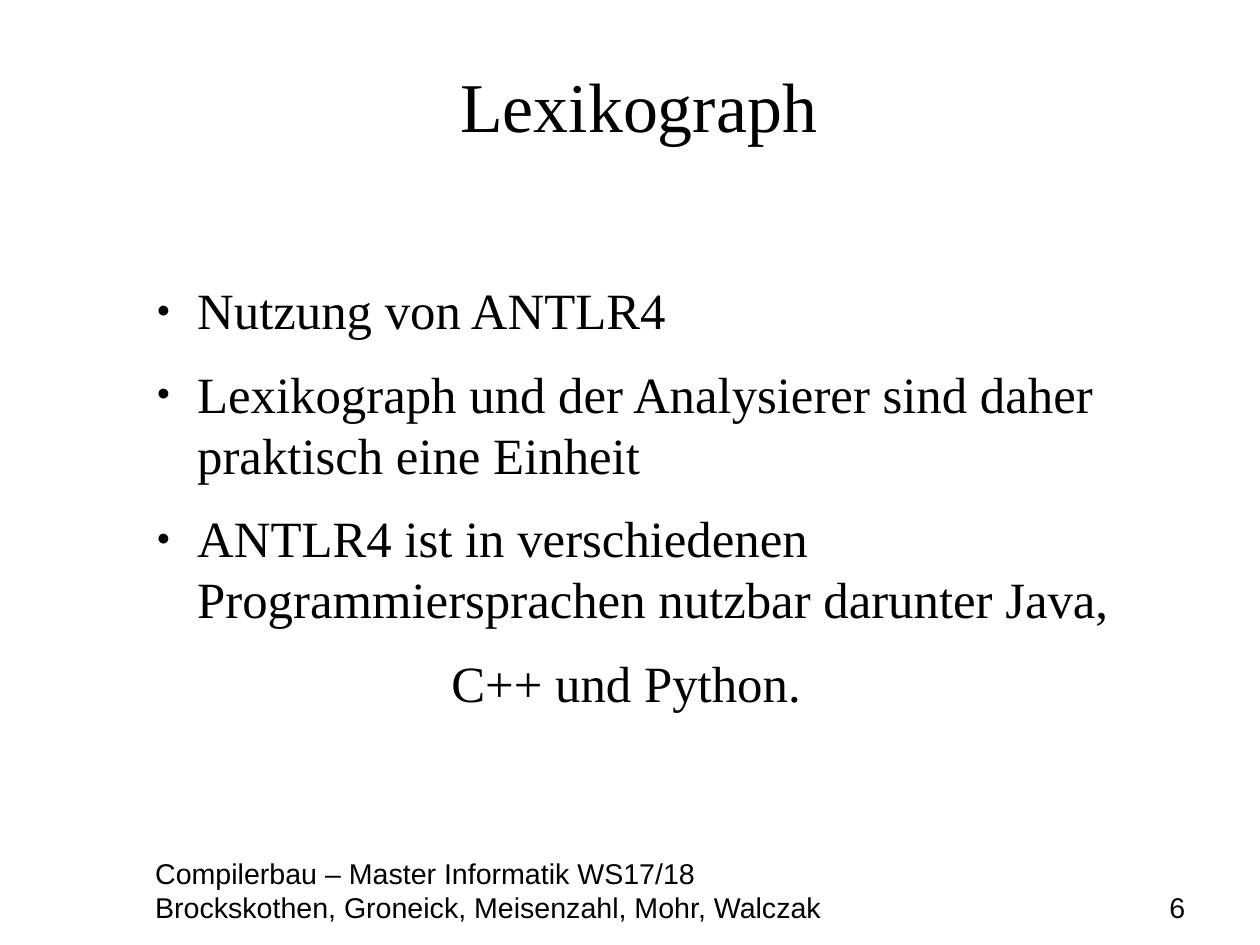
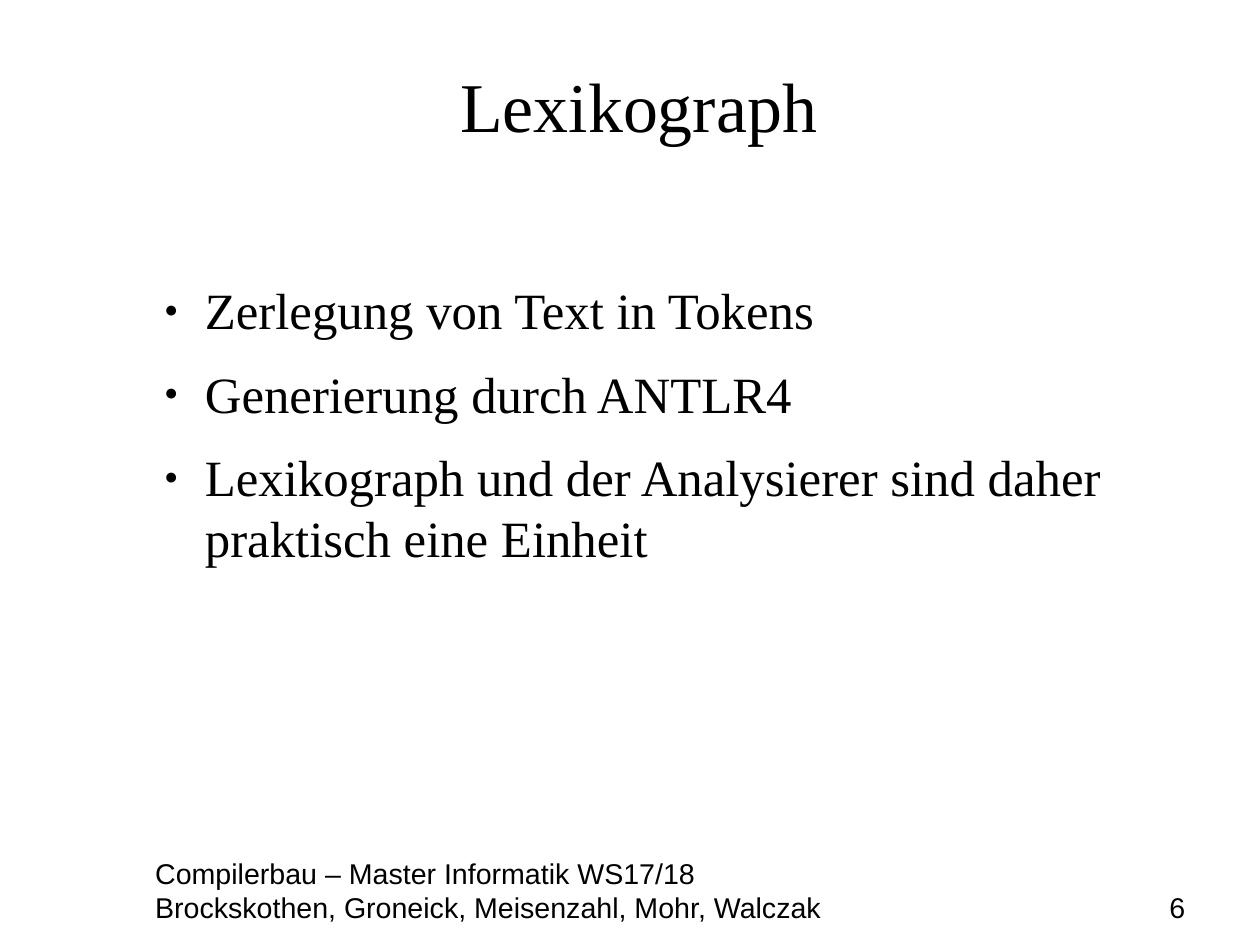
Before and after one commit to MasterInformatikHsBochum/Eine-deutsche-Praesentation, a slide deck: slide 6 of Präsentation.odp. Drawn at 1260x945 pixels with LibreOffice and Linux fonts; fonts in the diff are those of the drawing; background and template pictures are left out. Boxes give left, top, right and bottom in pixels: in the first picture for what was removed or moved away, otherwise in the second. Text is boxed around its words. In the diff, an @@ line names an element or a change of style, - is before the commit and + after.

Commit message:
Lexikograph Folie geändert

```diff
--- a/Präsentation.odp
+++ b/Präsentation.odp
@@ text at bbox=[205, 293, 814, 423]: text changed @@
-● Nutzung von ANTLR4
+● Zerlegung von Text in Tokens
+● Generierung durch ANTLR4
@@ text at bbox=[197, 521, 1108, 712]: paragraphs removed @@
-● ANTLR4 ist in verschiedenen Programmiersprachen nutzbar darunter Java,
-C++ und Python.
```
Also in this commit, not shown: 1 other file.
